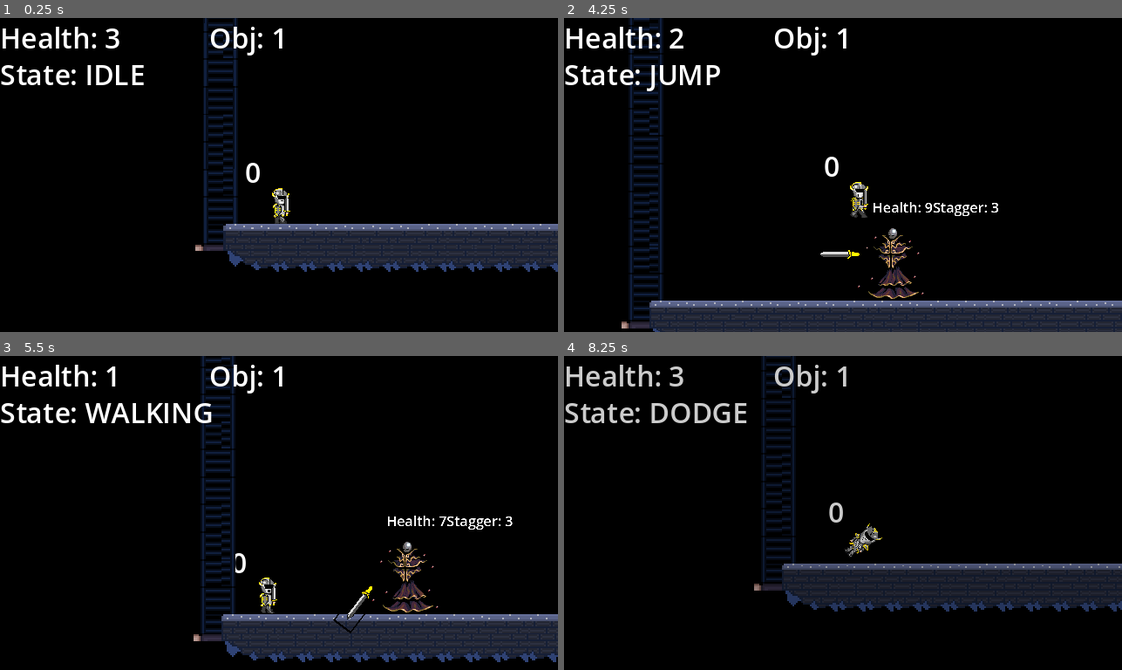
Above: before the commit, frames 1-4 (two rows, left to right).
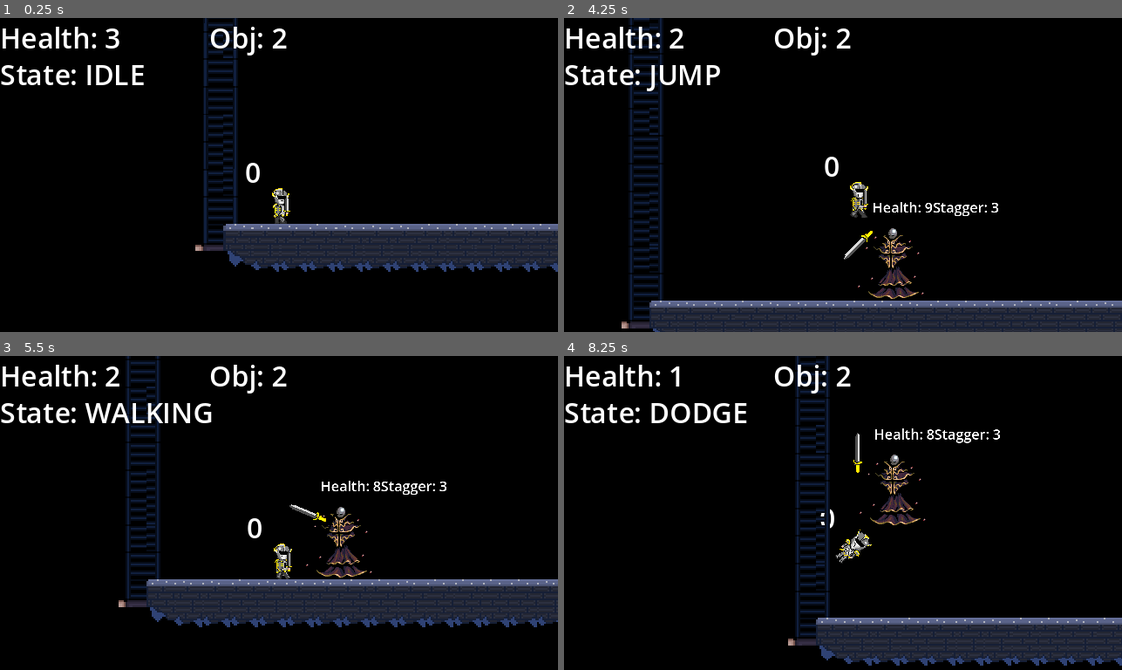
Above: after the commit, the same moments.

Repository: bermuda-ix/GODOT_PROJECTS
Game: Godot game, scene res://levels/boss_test.tscn
The game is run twice, just before and just after one commit, with the same random seed, the same clock (stepped at 60 frames per second) and the same inputs. This scene is started directly instead of the project's main scene.
Inputs (mouse positions are in pixels of both pictures, inside the frame that each line leads up to):
- Up to frame 1 (0.25 s): no input
- Up to frame 2 (4.25 s): tap Enter (ui_accept) at 0.5 s; move the mouse to (965, 159) at 0.52 s; press the mouse at (965, 159) at 0.53 s; hold Right (ui_right) 0.53-2.03 s; tap Space (jump) at 0.77, 1.52, 3.02, 3.77 s; tap Alt (walk) at 0.8, 1.35 s; move the mouse to (731, 190) at 1.27 s; release the mouse at (731, 190) at 1.28 s; click (731, 190) at 1.55 s; move the mouse to (898, 105) at 2.02 s; hold Left (ui_left) 2.03-2.78 s; hold Alt (walk) 2.03-2.78 s; tap Ctrl (Dodge) at 2.1 s; move the mouse to (815, 237) at 2.77 s; hold Right (ui_right) from 2.78 s (still down); click (815, 237) at 2.85 s; move the mouse to (1010, 222) at 3.52 s; hold Alt (walk) from 3.53 s (still down); tap E (parry) at 3.6 s
- Up to frame 3 (5.5 s): move the mouse to (111, 465) at 4.27 s; release Right (ui_right) at 4.28 s; release Alt (walk) at 4.28 s; hold Left (ui_left) 4.28-5.03 s; tap Shift (sprint) at 4.35 s; tap Space (jump) at 4.52 s; click (111, 465) at 4.55 s; move the mouse to (306, 513) at 5.02 s; hold Right (ui_right) from 5.03 s (still down); hold Alt (walk) from 5.03 s (still down)
- Up to frame 4 (8.25 s): move the mouse to (759, 434) at 5.77 s; release Right (ui_right) at 5.78 s; release Alt (walk) at 5.78 s; hold Left (ui_left) 5.78-7.25 s; click (759, 434) at 5.85 s; tap Space (jump) at 6.02, 6.77 s; move the mouse to (965, 497) at 6.52 s; hold Alt (walk) 6.53-7.25 s; click (954, 591) at 7.25 s, where only the run before the commit has a clickable "Retry"; move the mouse to (731, 528) at 8.02 s; hold Right (ui_right) from 8.03 s (still down); tap Ctrl (Dodge) at 8.1 s

The runs differ from the first frame. In frame 1, less than 0.1% of the frame differs, in the area x 48-52%, y 3-10%; in frame 2, 0.3%; in frame 3, 21%; in frame 4, 21%, in the area x 0-100%, y 0-99%.

Commit message:
Added Flee state to boss

Diff:
--- a/FirstProj/MainProjFolder/chars/boss_enemy.gd
+++ b/FirstProj/MainProjFolder/chars/boss_enemy.gd
@@ -11,6 +11,7 @@
 @onready var player_tracking = $PlayerTrackerPivot/PlayerTracking as RayCast2D
 @onready var player_tracker_pivot = $PlayerTrackerPivot as Node2D
 @onready var chase_timer = $ChaseTimer as Timer
+@onready var flee_timer = $FleeTimer as Timer
 @onready var animated_sprite_2d = $AnimatedSprite2D as AnimatedSprite2D
 @onready var sword_sprite = $AnimatedSprite2D/AnimatedSprite2D
 @onready var animation_player = $AnimationPlayer as AnimationPlayer
@@ -30,7 +31,7 @@
 @onready var hurt_box = $HurtBox
 @onready var hit_box = $HitBox
 @onready var hb_collison = $HitBox/CollisionShape2D
-@onready var h_bar = $HBar
+#@onready var h_bar = $HBar
 @onready var parry_timer = $ParryTimer as Timer
 var immortal = false
 @onready var stagger = $Stagger
@@ -38,7 +39,9 @@
 @onready var hb_sb = $HB_SB
 var stg_cnt : int = 1
 
-
+var attack_type_range : int = 5
+@onready var attack_type : int = randi() % 5
+@onready var light_attack : bool = false
 
 
 @export var chase_speed : float = 80.0
@@ -76,11 +79,12 @@
 	#chase_timer.timeout.connect(on_timer_timeout)
 	player = get_tree().get_first_node_in_group("player")
 	set_state(current_state, States.CHASE)
-	animation_player.play("walking")
+	#animation_player.play("walking")
 	stg_cnt=stagger.get_max_stagger()
 	#hb_collison.disabled = true
 	turret.setup()
 	turret_body.visible=false
+	flee_timer.stop()
 
 
 func _process(_delta):
@@ -94,7 +98,7 @@
 
 
 
-	print(turret.direction_to_player)
+	#print(turret.direction_to_player)
 	if current_state != States.ATTACK:
 		handle_vision()
 		track_player()
@@ -114,6 +118,8 @@
 	var s = stagger.get_stagger()
 
 	hb_sb.text=str("Health: ",h,"Stagger: ",s )
+	#if flee_timer.is_stopped():
+		#light_attack=false
 
 func _physics_process(delta):
 	# Add the gravity.
@@ -148,7 +154,12 @@
 	knockback = lerp(knockback, Vector2.ZERO, 0.1)
 
 func handle_movement() -> void:
-	var direction= global_position - player.global_position
+	var direction
+	if flee_timer.is_stopped():
+		direction= global_position - player.global_position
+	else:
+		direction= player.global_position - global_position
+
 
 	if current_speed == States.ATTACK:
 		current_speed = 0
@@ -187,12 +198,13 @@
 func handl_animation():
 	var velocity_sign = sign(velocity.x)
 
-	if velocity_sign < 0:
-		animated_sprite_2d.scale.x = 1
-		hit_box.scale.x = 1
-	else:
-		animated_sprite_2d.scale.x = -1
-		hit_box.scale.x = -1
+	if flee_timer.is_stopped():
+		if velocity_sign < 0:
+			animated_sprite_2d.scale.x = 1
+			hit_box.scale.x = 1
+		else:
+			animated_sprite_2d.scale.x = -1
+			hit_box.scale.x = -1
 
 func track_player():
 	if player == null:
@@ -247,8 +259,9 @@
 				hb_collison.disabled=true
 			States.ATTACK:
 				animation_player.speed_scale = 1
-
-		print(state)
+			States.FLEE:
+				flee_timer.start()
+		#print(state)
 
 
 
@@ -256,15 +269,25 @@
 func _on_attack_range_body_entered(body):
 	print("attack in range")
 	set_state(current_state, States.ATTACK)
-	animation_player.play(atk_anim)
-	#hb_collison.disabled=true
-	await animation_player.animation_finished
-	if attack_combo<3:
-		attack_combo+=1
+	attack_type = randi() % attack_type_range
+	print(attack_type)
+
+	if attack_type <= 1:
+		animation_player.play(atk_anim)
+		attacking=true
+		#hb_collison.disabled=true
+		await animation_player.animation_finished
+		if attack_combo<3:
+			attack_combo+=1
+		else:
+			attack_combo=1
+
 	else:
-		attack_combo=1
-
-
+		animation_player.play("light_attack")
+		attacking=true
+		light_attack=true
+		#hb_collison.disabled=true
+		await animation_player.animation_finished
 
 	set_state(prev_state, States.CHASE)
 	#hb_collison.disabled=false
@@ -274,18 +297,23 @@
 
 func _on_hit_box_parried():
 	attacking=false
+
 	if animated_sprite_2d.flip_h==true:
 		knockback.x = 450
 	else:
 		knockback.x = -450
-	current_state=States.PARRY
-	print("PARRIED")
+
+
 	parry_timer.start()
 	velocity.y=jump_velocity/2
 	velocity.x = current_speed + knockback.x
-	print(knockback)
-	await get_tree().create_timer(0.3).timeout
-	set_state(current_state, States.PARRY)
+	#print(knockback)
+
+	if light_attack == true:
+
+		set_state(current_state, States.FLEE)
+		attack_combo=1
+
 	##velocity.y=jump_velocity/2
 	#if stg_cnt <= 1:
 		#stg_cnt=stagger.get_max_stagger()
@@ -298,7 +326,10 @@
 
 func _on_stagger_staggered():
 	parried = true
-
+	current_state=States.PARRY
+	print("PARRIED")
+	await get_tree().create_timer(0.3).timeout
+	set_state(current_state, States.PARRY)
 
 func _on_health_health_depleted():
 	queue_free()
--- a/FirstProj/MainProjFolder/chars/boss_enemy.tscn
+++ b/FirstProj/MainProjFolder/chars/boss_enemy.tscn
@@ -456,6 +456,69 @@
 "values": [Vector2(0, -48), Vector2(5, -24)]
 }
 
+[sub_resource type="Animation" id="Animation_0e1fr"]
+resource_name = "light_attack"
+tracks/0/type = "value"
+tracks/0/imported = false
+tracks/0/enabled = true
+tracks/0/path = NodePath("AnimatedSprite2D/AnimatedSprite2D:position")
+tracks/0/interp = 1
+tracks/0/loop_wrap = true
+tracks/0/keys = {
+"times": PackedFloat32Array(0, 0.2, 0.3, 0.4, 0.6, 0.9),
+"transitions": PackedFloat32Array(1, 1, 1, 1, 1, 1),
+"update": 0,
+"values": [Vector2(-47, -40.75), Vector2(-40, -10), Vector2(-40, -10), Vector2(-84, 34), Vector2(-84, 34), Vector2(-47, -40.75)]
+}
+tracks/1/type = "value"
+tracks/1/imported = false
+tracks/1/enabled = true
+tracks/1/path = NodePath("AnimatedSprite2D/AnimatedSprite2D:rotation")
+tracks/1/interp = 1
+tracks/1/loop_wrap = true
+tracks/1/keys = {
+"times": PackedFloat32Array(0, 0.2, 0.6, 0.9),
+"transitions": PackedFloat32Array(1, 1, 1, 1),
+"update": 0,
+"values": [0.0, -2.35619, -2.35619, 0.0]
+}
+tracks/2/type = "value"
+tracks/2/imported = false
+tracks/2/enabled = true
+tracks/2/path = NodePath("HitBox/CollisionShape2D:position")
+tracks/2/interp = 1
+tracks/2/loop_wrap = true
+tracks/2/keys = {
+"times": PackedFloat32Array(0, 0.2, 0.3, 0.4, 0.6, 0.9),
+"transitions": PackedFloat32Array(1, 1, 1, 1, 1, 1),
+"update": 0,
+"values": [Vector2(-42, -90), Vector2(-46, -58), Vector2(-46, -58), Vector2(-90, -14), Vector2(-90, -14), Vector2(-42, -90)]
+}
+tracks/3/type = "value"
+tracks/3/imported = false
+tracks/3/enabled = true
+tracks/3/path = NodePath("HitBox/CollisionShape2D:rotation")
+tracks/3/interp = 1
+tracks/3/loop_wrap = true
+tracks/3/keys = {
+"times": PackedFloat32Array(0, 0.2, 0.6, 0.9),
+"transitions": PackedFloat32Array(1, 1, 1, 1),
+"update": 0,
+"values": [0.0, -2.35619, -2.35619, 0.0]
+}
+tracks/4/type = "value"
+tracks/4/imported = false
+tracks/4/enabled = true
+tracks/4/path = NodePath("HitBox/CollisionShape2D:disabled")
+tracks/4/interp = 1
+tracks/4/loop_wrap = true
+tracks/4/keys = {
+"times": PackedFloat32Array(0, 0.2, 0.4, 0.6),
+"transitions": PackedFloat32Array(1, 1, 1, 1),
+"update": 1,
+"values": [true, false, false, true]
+}
+
 [sub_resource type="AnimationLibrary" id="AnimationLibrary_wlpkv"]
 _data = {
 "RESET": SubResource("Animation_5iyqb"),
@@ -463,6 +526,7 @@
 "attack_2": SubResource("Animation_dl0fo"),
 "attack_3": SubResource("Animation_ln4wn"),
 "idle": SubResource("Animation_qunsu"),
+"light_attack": SubResource("Animation_0e1fr"),
 "stunned": SubResource("Animation_cn1wj")
 }
 
@@ -530,26 +594,29 @@
 [node name="LeapUpCheckRight" parent="JumpChecks" index="5"]
 position = Vector2(40, -48)
 
-[node name="Health" parent="." index="10"]
+[node name="FleeTimer" type="Timer" parent="." index="10"]
+one_shot = true
+
+[node name="Health" parent="." index="11"]
 max_health = 10
 
-[node name="HurtBox" parent="." index="11" node_paths=PackedStringArray("health")]
+[node name="HurtBox" parent="." index="12" node_paths=PackedStringArray("health")]
 health = NodePath("../Health")
 
 [node name="CollisionShape2D" type="CollisionShape2D" parent="HurtBox" index="0"]
 position = Vector2(0, -46.5)
 shape = SubResource("RectangleShape2D_0kyq4")
 
-[node name="HitBox" parent="." index="12" node_paths=PackedStringArray("stagger")]
+[node name="HitBox" parent="." index="13" node_paths=PackedStringArray("stagger")]
 stagger = NodePath("../Stagger")
 
-[node name="CollisionShape2D" type="CollisionShape2D" parent="HitBox" index="0"]
+[node name="CollisionShape2D" type="CollisionShape2D" parent="HitBox" index="0" groups=["Boss"]]
 position = Vector2(-75, -93)
 rotation = -0.785398
 shape = SubResource("RectangleShape2D_do8a1")
 disabled = true
 
-[node name="AttackRange" parent="." index="13"]
+[node name="AttackRange" parent="." index="14"]
 collision_layer = 1024
 collision_mask = 2
 
@@ -557,13 +624,13 @@
 position = Vector2(0, -46)
 shape = SubResource("CircleShape2D_c2bll")
 
-[node name="HB_SB" type="Label" parent="." index="14"]
+[node name="HB_SB" type="Label" parent="." index="15"]
 offset_left = -24.0
 offset_top = -118.0
 offset_right = 16.0
 offset_bottom = -95.0
 
-[node name="Turret" parent="." index="16" instance=ExtResource("5_1gga1")]
+[node name="Turret" parent="." index="17" instance=ExtResource("5_1gga1")]
 position = Vector2(0, -36)
 
 [node name="TurretBody" type="Sprite2D" parent="Turret" index="2"]
--- a/FirstProj/MainProjFolder/chars/turret.gd
+++ b/FirstProj/MainProjFolder/chars/turret.gd
@@ -51,7 +51,7 @@
 func shoot():
 	if ranged_mode==true:
 		if shoot_timer.is_stopped():
-			print(direction_to_player)
+			#print(direction_to_player)
 			shoot_timer.start()
 			#print("shoot")
 			shoot_bullet.emit()
--- a/FirstProj/MainProjFolder/levels/world.gd
+++ b/FirstProj/MainProjFolder/levels/world.gd
@@ -34,7 +34,7 @@
 
 func _process(_delta):
 
-	obj = (get_tree().get_nodes_in_group("Hearts").size()) + (get_tree().get_nodes_in_group("Enemy").size())
+	obj = (get_tree().get_nodes_in_group("Hearts").size()) + (get_tree().get_nodes_in_group("Enemy").size()) + (get_tree().get_nodes_in_group("Boss").size())
 
 	get_state()
 	set_state()
Not shown: 1 places in FirstProj/MainProjFolder/chars/boss_enemy.tscn that only renumber resources
Not shown, added: FirstProj/MainProjFolder/levels/bos8747.tmp
